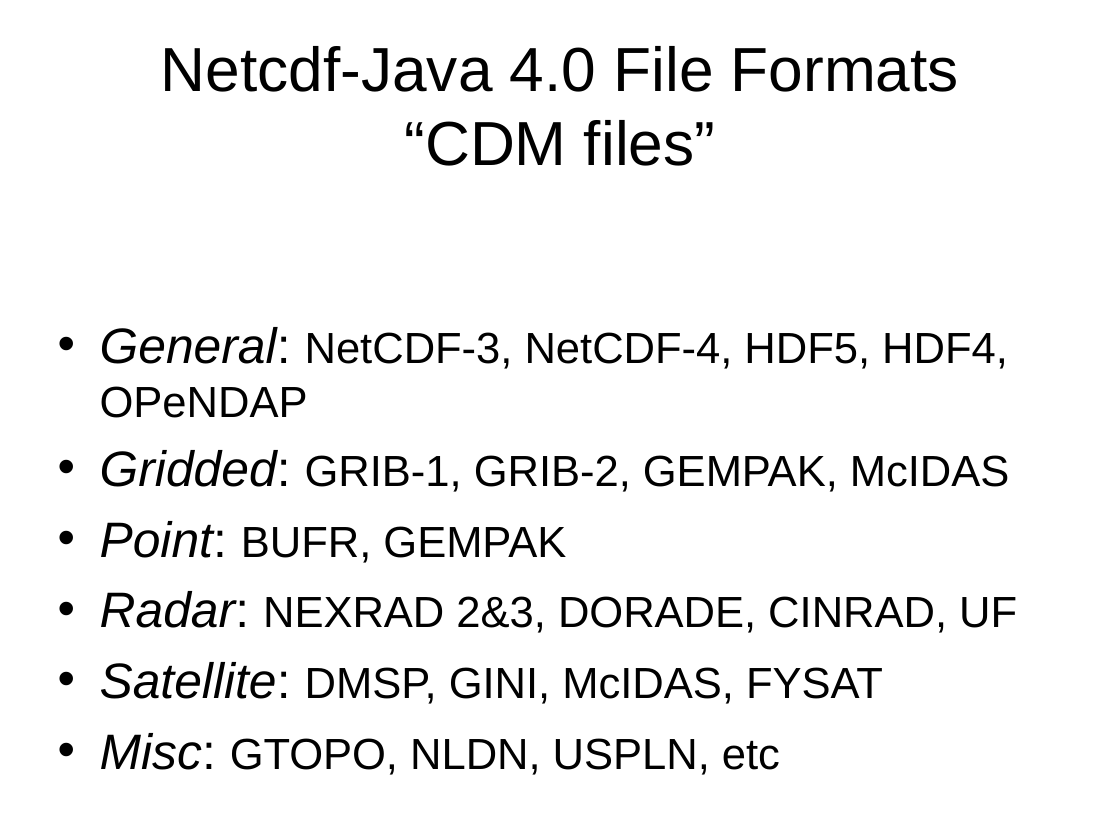
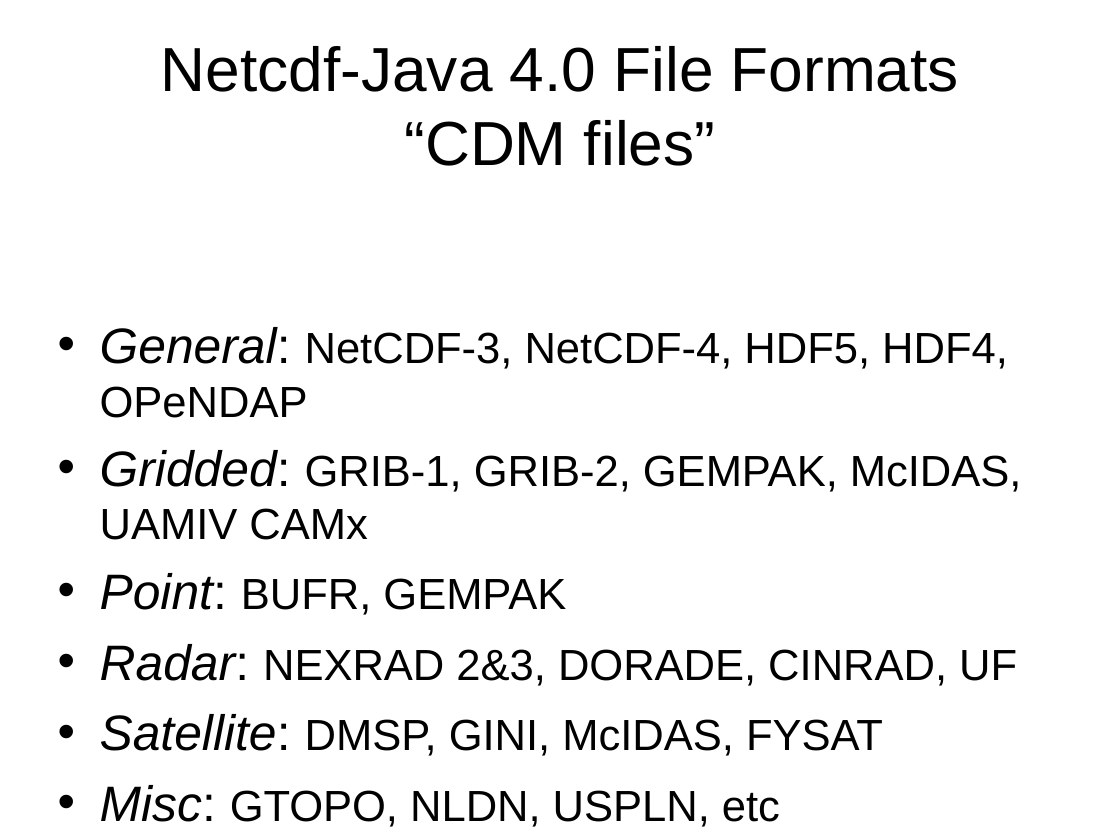
Before and after one commit to ooici-eoi/THREDDS, a slide deck: slide 19 of docs/web/thredds/tech/tutorial/TDSOverview.ppt (slide 16 before the commit). Drawn at 1120x840 pixels with LibreOffice and Linux fonts; fonts in the diff are those of the drawing; background and template pictures are left out. Boxes give left, top, right and bottom in pixels: in the first picture for what was removed or moved away, otherwise in the second. Text is boxed around its words. In the diff, an @@ line names an element or a change of style, - is before the commit and + after.

```diff
--- a/docs/web/thredds/tech/tutorial/TDSOverview.ppt
+++ b/docs/web/thredds/tech/tutorial/TDSOverview.ppt
@@ text at bbox=[100, 450, 1022, 540]: text changed @@
-• Gridded: GRIB-1, GRIB-2, GEMPAK, McIDAS
+• Gridded: GRIB-1, GRIB-2, GEMPAK, McIDAS, UAMIV CAMx
```
Also in this commit, not shown: 8 other slides changed, 4 slides added, 2 slides removed, 5 other files.
